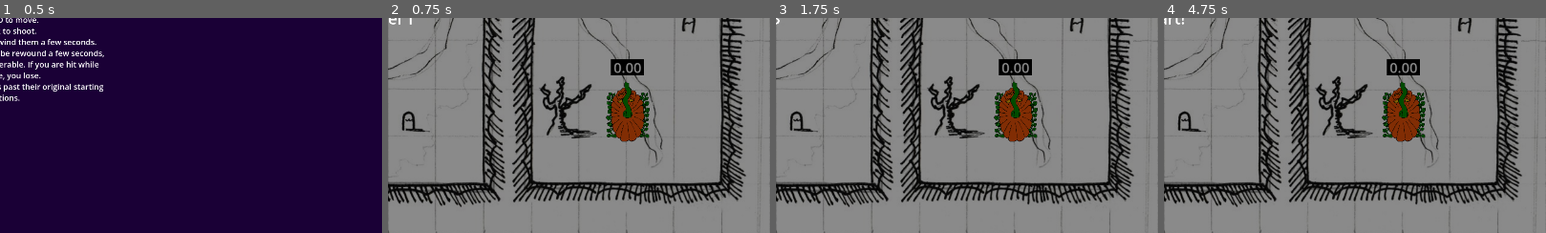
Above: before the commit, frames 1-4 (left to right).
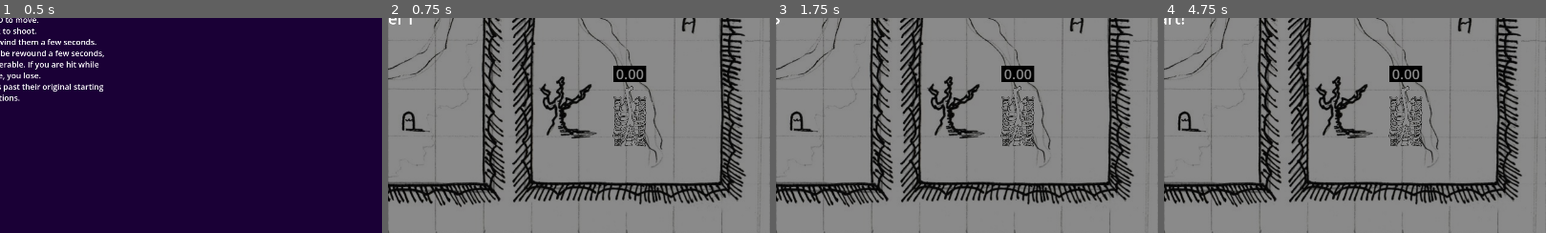
Above: after the commit, the same moments.

Repository: AugWii/GMTK-Game-Jam-Project
Game: Godot game, scene res://scenes/main.tscn
The game is run twice, just before and just after one commit, with the same random seed, the same clock (stepped at 60 frames per second) and the same inputs. The engine's default icon, where the game draws it, is replaced by a stand-in: a white triangle on a blue panel in a dark square.
Inputs (mouse positions are % of the whole screen's width and height, from its top left):
- Up to frame 1 (0.5 s): no input
- Up to frame 2 (0.75 s): click "Play" at 0.5 s
- Up to frame 3 (1.75 s): tap Enter at 1.25 s; move the mouse to (72, 45) at 1.27 s; press the mouse at (72, 45) at 1.28 s; hold D (turn_right) from 1.28 s (still down)
- Up to frame 4 (4.75 s): tap Space at 2, 3.5 s; move the mouse to (30, 55) at 2.02 s; release D (turn_right) at 2.03 s; release the mouse at (30, 55) at 2.03 s; hold S (move_backward) 2.03-2.78 s; click (30, 55) at 2.1 s; tap Enter at 2.75, 4.25 s; move the mouse to (60, 28) at 2.77 s; press the mouse at (60, 28) at 2.78 s; hold D (turn_right) 2.78-3.53 s; move the mouse to (45, 70) at 3.52 s; release the mouse at (45, 70) at 3.53 s; hold W (move_forward) 3.53-4.28 s; click (45, 70) at 3.6 s; move the mouse to (80, 65) at 4.27 s; press the mouse at (80, 65) at 4.28 s; hold A (turn_left) from 4.28 s (still down)
The pictures show only the part of the screen within x 50-100%, y 50-100%; the shares and areas given below are measured in that part.

Frame 1 is identical in both runs. In frame 2, 3.2% of the frame differs, in the area x 57-69%, y 19-60%; in frame 3, 3.2%; in frame 4, 3.2%.

Commit message:
enemy testing done

Diff:
--- a/scenes/Level 1.tscn
+++ b/scenes/Level 1.tscn
@@ -6,7 +6,6 @@
 [ext_resource type="Texture2D" uid="uid://fn88eq2lea8q" path="res://Red Square.png" id="2_kbmnf"]
 [ext_resource type="Texture2D" uid="uid://cstenqe6w0oay" path="res://more textures.png" id="3_8iqp6"]
 [ext_resource type="PackedScene" uid="uid://dux2p2fo741hw" path="res://scenes/skeletank.tscn" id="6_4ae40"]
-[ext_resource type="PackedScene" uid="uid://i0migx4j6wdu" path="res://scenes/tank_o_lantern.tscn" id="7_dyqk6"]
 
 [sub_resource type="NavigationPolygon" id="NavigationPolygon_8iqp6"]
 
@@ -99,11 +98,5 @@
 rotation = 3.1415927
 
 [node name="Skeletank" parent="." unique_id=1157887588 node_paths=PackedStringArray("player") instance=ExtResource("6_4ae40")]
-position = Vector2(539, 888)
+position = Vector2(608, 260)
 player = NodePath("../Player")
-
-[node name="TankOLantern" parent="." unique_id=116635220 node_paths=PackedStringArray("player") instance=ExtResource("7_dyqk6")]
-position = Vector2(602, 244)
-player = NodePath("../Player")
-total_rewind_time = 3.0
-rewind_factor = 4.5
